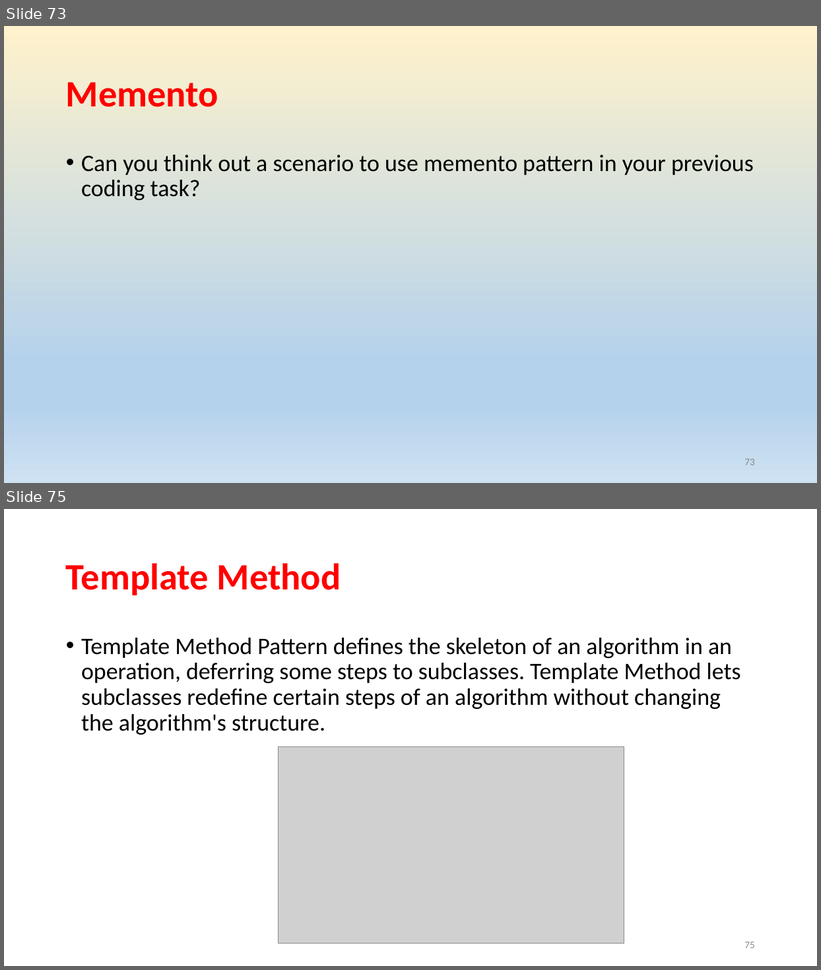
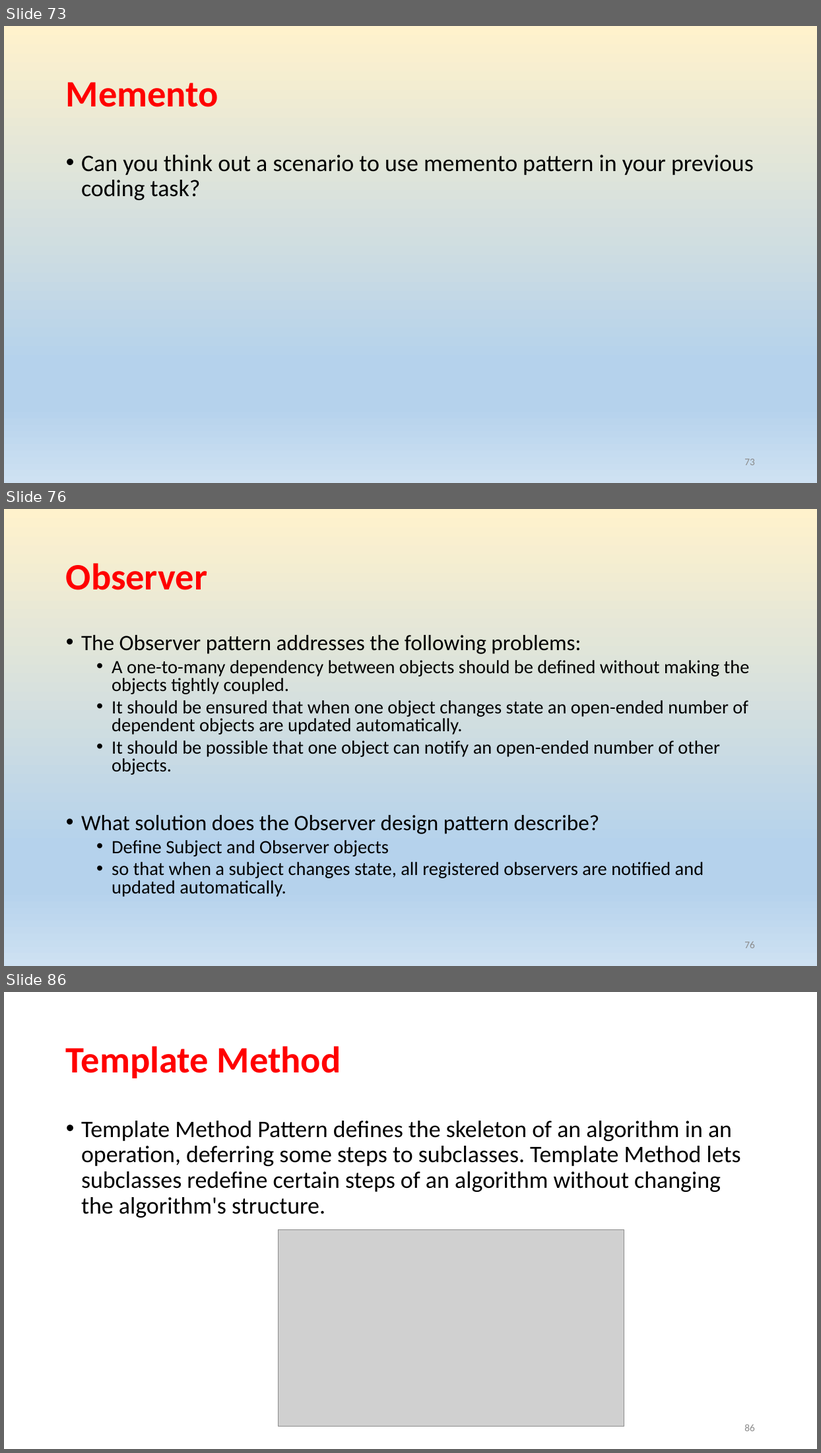
Before and after one commit to rainyheart/bjc-protoss-design_patten-demo, a slide deck: ppt/Design Patterns.pptx. Shown one above the other, each under a label of ours: slides 73 and 75 before the commit, slides 73, 76 and 86 after it; the slides between them are not shown. The pictures are 821x970 and 821x1453 pixels, drawn with LibreOffice and Linux fonts; fonts in the diff are those of the drawing; grey boxes stand for pictures. Boxes give left, top, right and bottom in pixels: in the first picture for what was removed or moved away, otherwise in the second. Text is boxed around its words. In the diff, an @@ line names an element or a change of style, - is before the commit and + after.

```diff
--- a/ppt/Design Patterns.pptx
+++ b/ppt/Design Patterns.pptx
@@ slide 76 added at box(4, 509, 817, 966), background gradient #FFF2CC to #B5D2EC to #CEE1F2 @@
@@ title added at box(66, 563, 207, 590), 44 pt, text #FF0000, bold @@
+Observer
@@ text added at box(81, 635, 750, 897), 22.2 pt, text #000000 @@
+• The Observer pattern addresses the following problems:
+  • A one-to-many dependency between objects should be defined without making the objects tightly coupled.
+  • It should be ensured that when one object changes state an open-ended number of dependent objects are updated automatically.
+  • It should be possible that one object can notify an open-ended number of other objects.
+• What solution does the Observer design pattern describe?
+  • Define Subject and Observer objects
+  • so that when a subject changes state, all registered observers are notified and updated automatically.
@@ page number added at box(745, 942, 755, 949), 12 pt, text #8C8C8C @@
+76
@@ what was slide 75 is now slide 86 @@
@@ page number at box(745, 1424, 755, 1432): text changed @@
-75
+86
```
Also in this commit, not shown: 1 slide changed, 10 other slides added, 3 other files.
